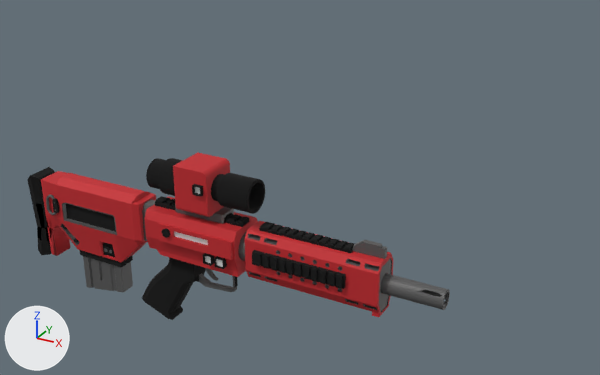
Before and after pictures for a commit that changed the FBX model Assets/Models/Weapons/Rifle.fbx.
Both versions are drawn from a 50 mm lens placed at (3.05, -4.43, 2.8), pointed at (0.07, 0.99, 0.09). Lighting does not change. The marker at lower left points along +X, +Y and +Z. Where no turn or scale is listed for an object, it has been applied to the vertices.

Names of what the first picture shows: 'BarrelGuard', 'BarrelSideRail', 'BarrelTopRail', 'Chamber', 'Grip', 'Magazine', 'MuzzleBrake', 'Scope', 'Stock'.
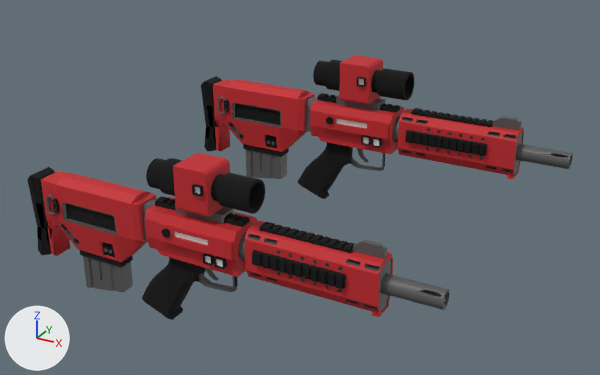
Pixel boxes [x1, y1, x2, y2] of what changed, in the pictures (600 x 375 px):
'Gun', added: after [201, 55, 573, 199]
    faces in mat_material_013 (red #c5252c): [213, 55, 524, 179]
    faces in mat_material_012 (black #000000): [201, 60, 493, 199]
    faces in mat_material_014 (dark grey #565656): [218, 96, 573, 179]
    faces in mat_material_009 (white #e7e7e7): [336, 119, 367, 128]

The change in detail:
Material 'Material.009' (mat_material_009) is new.
Its base color is (0.8, 0.8, 0.8) (white #e7e7e7).
Its roughness is 0.25.
Material 'Material.012' (mat_material_012) is new.
Its base color is (0.0, 0.0, 0.0) (black #000000).
Its roughness is 1.0.
Material 'Material.008' (mat_material_008) is new.
Its base color is (0.8, 0.8, 0.8) (white #e7e7e7).
Its roughness is 0.25.
Material 'Material.000' (mat_material_000) is new.
Its base color is (0.8, 0.8, 0.8) (white #e7e7e7).
Its roughness is 0.25.
Material 'Material.001' (mat_material_001) is new.
Its base color is (0.8, 0.8, 0.8) (white #e7e7e7).
Its roughness is 0.25.
Material 'Material.014' (mat_material_014) is new.
Its base color is (0.093, 0.093, 0.093) (dark grey #565656).
Material 'Material.013' (mat_material_013) is new.
Its base color is (0.56, 0.0189, 0.025) (red #c5252c).
Its metallic is 0.0682.
Its roughness is 0.686.
Mesh me_cube_000 is new.
It has 7729 vertices, 5546 faces and spans x -1.35..2.14, y -0.19..0.16, z -0.28..1.07.
Faces by material slot: [2836, 1613, 1059, 35, 1, 1, 1].
It uses material mat_material_014 (dark grey #565656).
It uses material mat_material_012 (black #000000).
It uses material mat_material_013 (red #c5252c).
It uses material mat_material_001 (white #e7e7e7).
It uses material mat_material_000 (white #e7e7e7).
It uses material mat_material_009 (white #e7e7e7).
It uses material mat_material_008 (white #e7e7e7).
Object 'Gun' (ob_gun) is new; it shows me_cube_000.
Its location is (-0.166, 2.0, -0.167).
